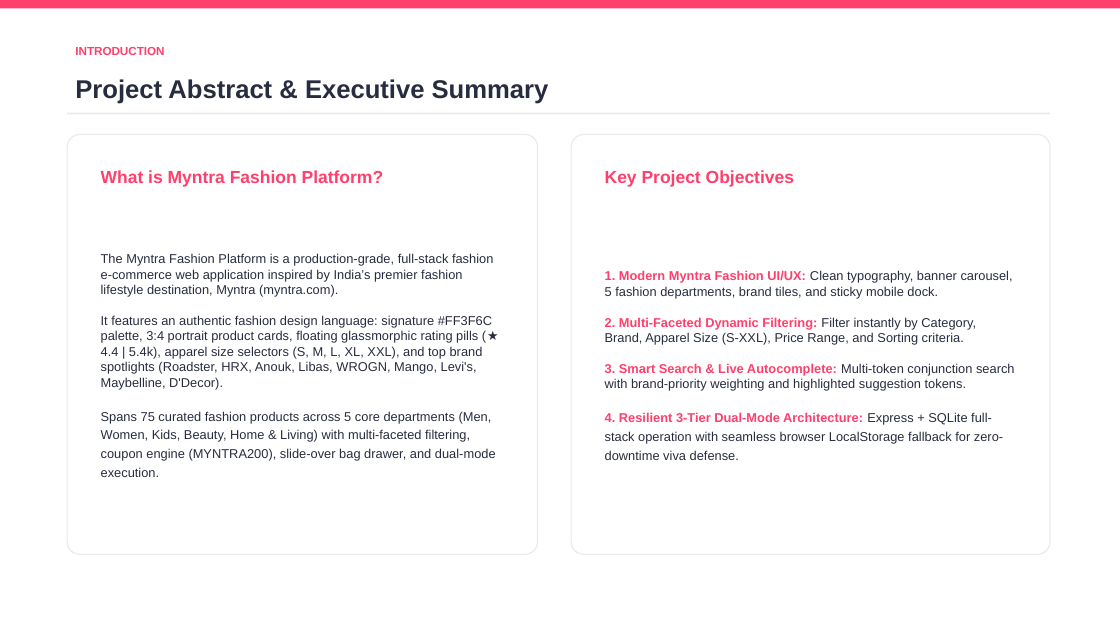
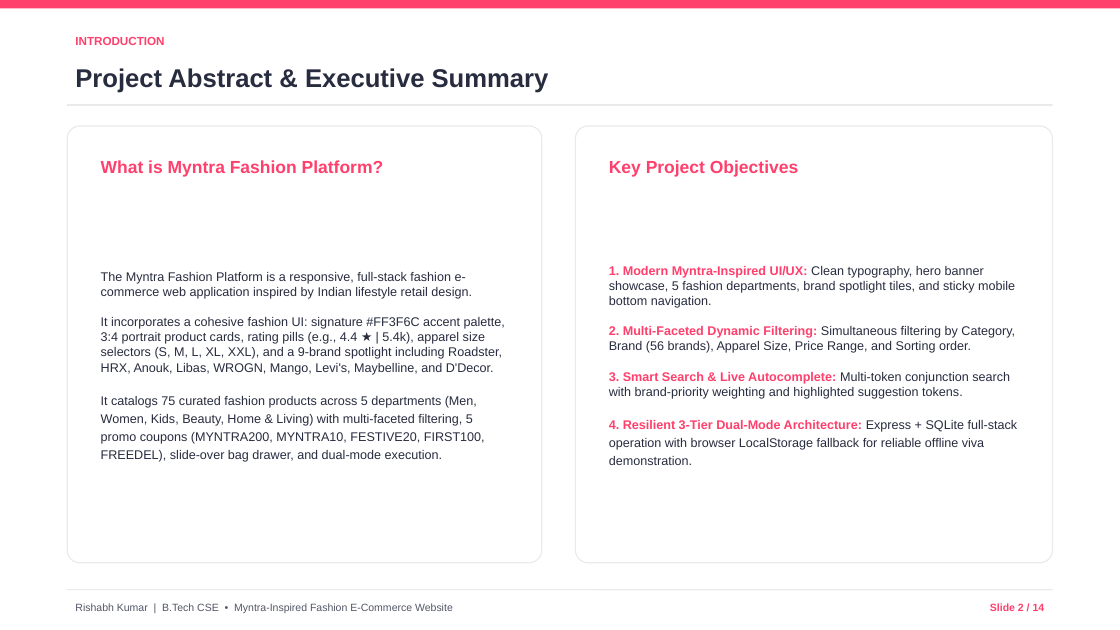
Before and after one commit to krishabh7928-jpg/meesho-clone-, a slide deck: slide 2 of Myntra_Fashion_BTech_Project_Presentation.pptx. Drawn at 1120x630 pixels with LibreOffice and Linux fonts; fonts in the diff are those of the drawing. Boxes give left, top, right and bottom in pixels: in the first picture for what was removed or moved away, otherwise in the second. Text is boxed around its words. In the diff, an @@ line names an element or a change of style, - is before the commit and + after.

Commit message:
Clean up academic README, finalize 14-slide PPTX, and add Viva preparation DOCX

```diff
--- a/Myntra_Fashion_BTech_Project_Presentation.pptx
+++ b/Myntra_Fashion_BTech_Project_Presentation.pptx
@@ text "INTRODUCTION": place and size @@
-text "INTRODUCTION" at [75, 47, 164, 55]
+text "INTRODUCTION" at [75, 37, 164, 45]
@@ text "Project Abstract & Executive Summary": place and size @@
-text "Project Abstract & Executive Summary" at [75, 79, 549, 104]
+text "Project Abstract & Executive Summary" at [75, 68, 549, 93]
@@ line moved from (67, 113) - (1050, 113) to (67, 105) - (1053, 105) @@
@@ rounded rectangle: place and size @@
-rounded rectangle at [571, 134, 1050, 555]
+rounded rectangle at [67, 126, 542, 563]
@@ rounded rectangle at [67, 126, 542, 563]: proportions changed @@
@@ rounded rectangle at [576, 126, 1053, 563]: proportions changed @@
@@ rounded rectangle: place and size @@
-rounded rectangle at [67, 134, 538, 555]
+rounded rectangle at [576, 126, 1053, 563]
@@ text "What is Myntra Fashion Platform?": place and size @@
-text "What is Myntra Fashion Platform?" at [101, 170, 384, 187]
+text "What is Myntra Fashion Platform?" at [101, 160, 384, 177]
@@ text "Key Project Objectives": place and size @@
-text "Key Project Objectives" at [605, 170, 794, 187]
+text "Key Project Objectives" at [609, 160, 798, 177]
@@ text at [609, 266, 1018, 465]: text changed; size 11 to 10.8 pt @@
-1. Modern Myntra Fashion UI/UX: Clean typography, banner carousel, 5 fashion departments, brand tiles, and sticky mobile dock.
-2. Multi-Faceted Dynamic Filtering: Filter instantly by Category, Brand, Apparel Size (S-XXL), Price Range, and Sorting criteria.
-3. Smart Search & Live Autocomplete: Multi-token conjunction search with brand-priority weighting and highlighted suggestion tokens.
-4. Resilient 3-Tier Dual-Mode Architecture: Express + SQLite full-stack operation with seamless browser LocalStorage fallback for zero-downtime viva defense.
+1. Modern Myntra-Inspired UI/UX: Clean typography, hero banner showcase, 5 fashion departments, brand spotlight tiles, and sticky mobile bottom navigation.
+2. Multi-Faceted Dynamic Filtering: Simultaneous filtering by Category, Brand (56 brands), Apparel Size, Price Range, and Sorting order.
+3. Smart Search & Live Autocomplete: Multi-token conjunction search with brand-priority weighting and highlighted suggestion tokens.
+4. Resilient 3-Tier Dual-Mode Architecture: Express + SQLite full-stack operation with browser LocalStorage fallback for reliable offline viva demonstration.
@@ text at [101, 272, 505, 462]: text changed; size 11 to 10.8 pt @@
-The Myntra Fashion Platform is a production-grade, full-stack fashion e-commerce web application inspired by India’s premier fashion lifestyle destination, Myntra (myntra.com).
-It features an authentic fashion design language: signature #FF3F6C palette, 3:4 portrait product cards, floating glassmorphic rating pills (★ 4.4 | 5.4k), apparel size selectors (S, M, L, XL, XXL), and top brand spotlights (Roadster, HRX, Anouk, Libas, WROGN, Mango, Levi's, Maybelline, D'Decor).
-Spans 75 curated fashion products across 5 core departments (Men, Women, Kids, Beauty, Home & Living) with multi-faceted filtering, coupon engine (MYNTRA200), slide-over bag drawer, and dual-mode execution.
+The Myntra Fashion Platform is a responsive, full-stack fashion e-commerce web application inspired by Indian lifestyle retail design.
+It incorporates a cohesive fashion UI: signature #FF3F6C accent palette, 3:4 portrait product cards, rating pills (e.g., 4.4 ★ | 5.4k), apparel size selectors (S, M, L, XL, XXL), and a 9-brand spotlight including Roadster, HRX, Anouk, Libas, WROGN, Mango, Levi's, Maybelline, and D'Decor.
+It catalogs 75 curated fashion products across 5 departments (Men, Women, Kids, Beauty, Home & Living) with multi-faceted filtering, 5 promo coupons (MYNTRA200, MYNTRA10, FESTIVE20, FIRST100, FREEDEL), slide-over bag drawer, and dual-mode execution.
@@ line added from (67, 590) to (1053, 590), #EAEAEC 1 pt @@
@@ text added at [75, 603, 453, 613], 9 pt, text #535766 @@
+Rishabh Kumar | B.Tech CSE • Myntra-Inspired Fashion E-Commerce Website
@@ text added at [990, 603, 1045, 611], 9 pt, text #FF3F6C, bold @@
+Slide 2 / 14
```
Also in this commit, not shown: 12 other slides changed, 1 slide added, 1 slide removed, 3 other files.
